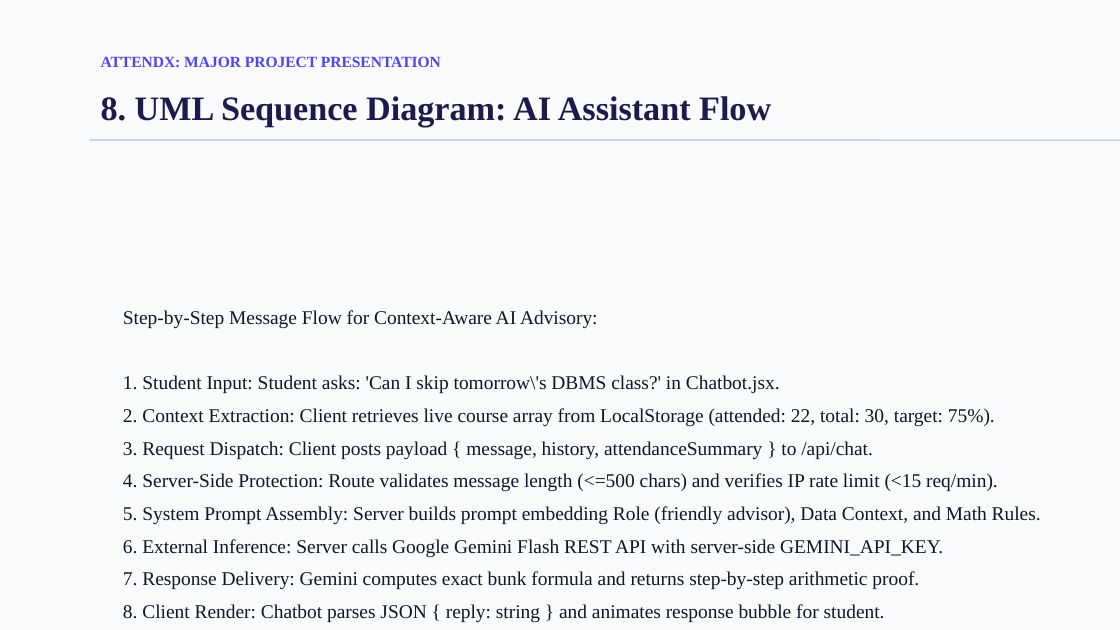
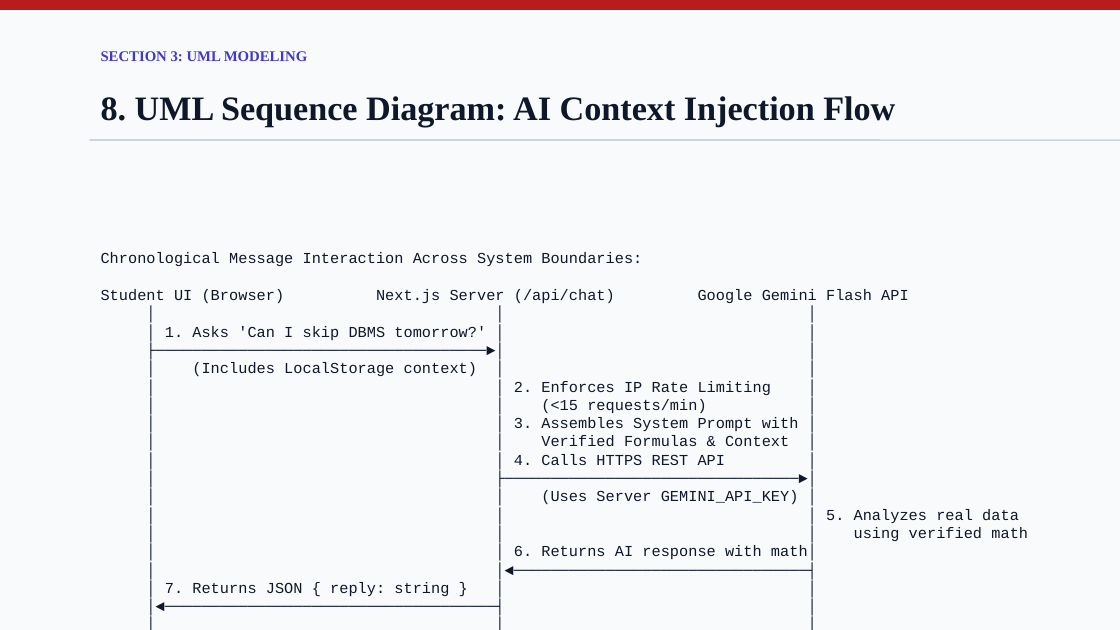
Before and after one commit to Aaryan-Raj21/attendx-smart-planner, a slide deck: slide 10 of AttendX_Major_Project_Presentation.pptx. Drawn at 1120x630 pixels with LibreOffice and Linux fonts; fonts in the diff are those of the drawing; background and template pictures are left out. Boxes give left, top, right and bottom in pixels: in the first picture for what was removed or moved away, otherwise in the second. Text is boxed around its words. In the diff, an @@ line names an element or a change of style, - is before the commit and + after.

```diff
--- a/AttendX_Major_Project_Presentation.pptx
+++ b/AttendX_Major_Project_Presentation.pptx
@@ rectangle added at (x1=0, y1=0, x2=1120, y2=9), fill #B91C1C, outline #B91C1C 1 pt @@
@@ text removed at (x1=101, y1=56, x2=441, y2=67) @@
-ATTENDX: MAJOR PROJECT PRESENTATION
@@ text added at (x1=101, y1=51, x2=308, y2=61), 9.5 pt, text #4338CA, bold @@
+SECTION 3: UML MODELING
@@ text at (x1=101, y1=96, x2=895, y2=127): text changed; text colour #1E1B4B to #0F172A @@
-8. UML Sequence Diagram: AI Assistant Flow
+8. UML Sequence Diagram: AI Context Injection Flow
@@ text at (x1=101, y1=252, x2=1028, y2=596): text changed; size 12.5 to 9.8 pt; font Times New Roman to Courier New @@
-Step-by-Step Message Flow for Context-Aware AI Advisory:
-1. Student Input: Student asks: 'Can I skip tomorrow\'s DBMS class?' in Chatbot.jsx.
-2. Context Extraction: Client retrieves live course array from LocalStorage (attended: 22, total: 30, target: 75%).
-3. Request Dispatch: Client posts payload { message, history, attendanceSummary } to /api/chat.
-4. Server-Side Protection: Route validates message length (<=500 chars) and verifies IP rate limit (<15 req/min).
-5. System Prompt Assembly: Server builds prompt embedding Role (friendly advisor), Data Context, and Math Rules.
-6. External Inference: Server calls Google Gemini Flash REST API with server-side GEMINI_API_KEY.
-7. Response Delivery: Gemini computes exact bunk formula and returns step-by-step arithmetic proof.
-8. Client Render: Chatbot parses JSON { reply: string } and animates response bubble for student.
+Chronological Message Interaction Across System Boundaries:
+Student UI (Browser) Next.js Server (/api/chat) Google Gemini Flash API
+│ │ │
+│ 1. Asks 'Can I skip DBMS tomorrow?' │ │
+├────────────────────────────────────►│ │
+│ (Includes LocalStorage context) │ │
+│ │ 2. Enforces IP Rate Limiting │
+│ │ (<15 requests/min) │
+│ │ 3. Assembles System Prompt with │
+│ │ Verified Formulas & Context │
+│ │ 4. Calls HTTPS REST API │
+│ ├────────────────────────────────►│
+│ │ (Uses Server GEMINI_API_KEY) │
+│ │ │ 5. Analyzes real data
+│ │ │ using verified math
+│ │ 6. Returns AI response with math│
+│ │◄────────────────────────────────┤
+│ 7. Returns JSON { reply: string } │ │
+│◄────────────────────────────────────┤ │
+│ │ │
+│ 8. Renders formatted bubble in UI │ │
+▼ ▼ ▼
```
Also in this commit, not shown: 21 other slides changed, 3 slides added, 3 slides removed, 9 other files.
